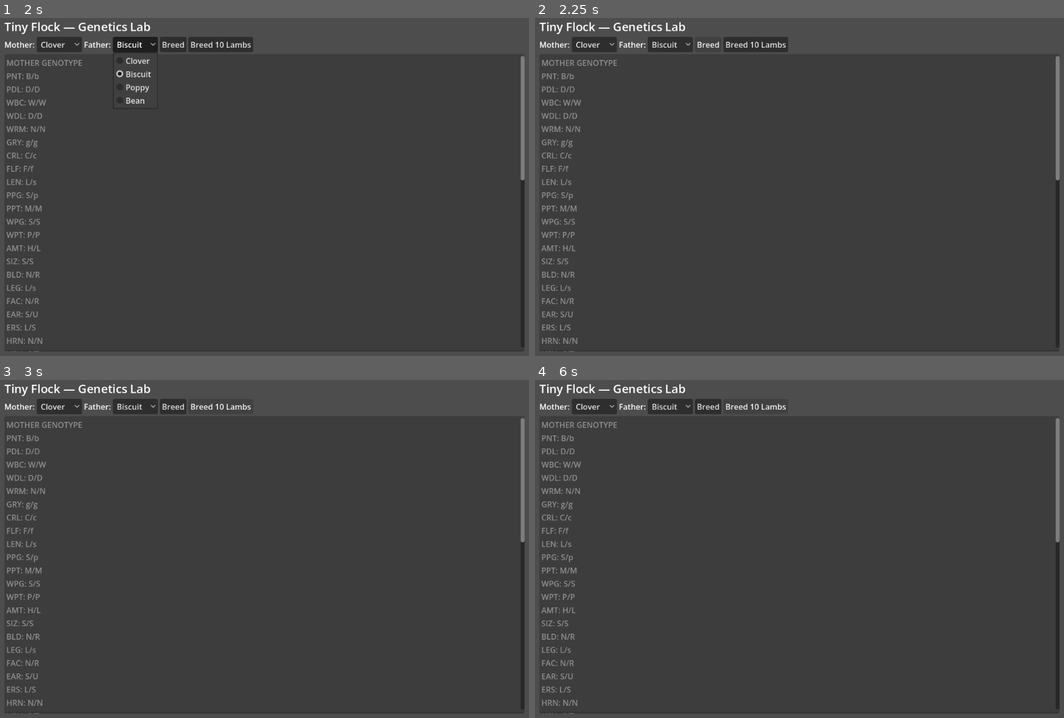
Above: before the commit, frames 1-4 (two rows, left to right).
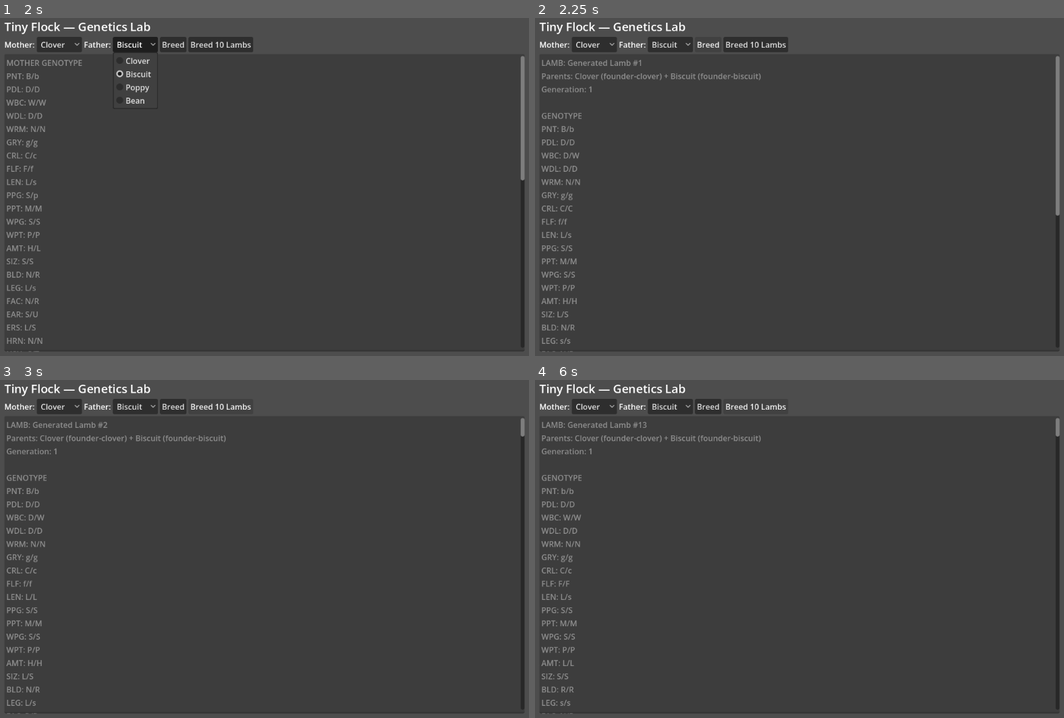
Above: after the commit, the same moments.

Repository: opsirisstudio/tiny-flock
Game: Godot game, scene res://scenes/debug/genetics_lab.tscn
Same seed, same stepped clock (60 frames per second), same inputs: the game is played once before the commit and once after it.
Inputs:
- Up to frame 1 (2 s): click "Clover" at 0.5 s; click "Biscuit" at 1.25 s
- Up to frame 2 (2.25 s): click "Breed" at 2 s
- Up to frame 3 (3 s): click "Breed 10 Lambs" at 2.75 s
- Up to frame 4 (6 s): click "Clover" at 3.5 s; click "Biscuit" at 4.25 s; click "Breed" at 5 s; click "Breed 10 Lambs" at 5.75 s

Frame 1 is identical in both runs. In frame 2, 1.8% of the frame differs, in the area x 1-100%, y 12-99%; in frame 3, 2.0%; in frame 4, 2.0%.
Error before the commit: Parse Error: Cannot infer the type of "mutant" variable because the value doesn't have a set type. (res://scripts/genetics/mutation_manager.gd:17)

Commit message:
Fix strict GDScript type inference errors

Diff:
--- a/godot/scripts/flock/pedigree_service.gd
+++ b/godot/scripts/flock/pedigree_service.gd
@@ -53,7 +53,7 @@
 	var visited: Dictionary = {sheep_id: true}
 	var queue: Array[String] = [sheep_id]
 	while not queue.is_empty():
-		var current := queue.pop_front()
+		var current: String = queue.pop_front()
 		for child: SheepRecord in get_children(current):
 			if visited.has(child.sheep_id): continue
 			visited[child.sheep_id] = true; found[child.sheep_id] = child; queue.append(child.sheep_id)
--- a/godot/scripts/genetics/mutation_manager.gd
+++ b/godot/scripts/genetics/mutation_manager.gd
@@ -14,7 +14,7 @@
 	var locus := MUTABLE_LOCI[rng.randi_range(0, MUTABLE_LOCI.size() - 1)]
 	var pair := genome.get_pair(locus)
 	result.previous_alleles = pair.duplicate(); result.locus_id = locus
-	var mutant := {"LAV":"l", "ROS":"r", "STR":"s"}[locus]
+	var mutant: String = {"LAV":"l", "ROS":"r", "STR":"s"}[locus]
 	pair[rng.randi_range(0, 1)] = mutant
 	genome.set_pair(locus, pair)
 	result.resulting_alleles = genome.get_pair(locus); result.did_mutate = result.previous_alleles != result.resulting_alleles
Not shown, changed: docs/verification/godot_runtime_backlog.md
Not shown, changed: tools/static_verify.py
